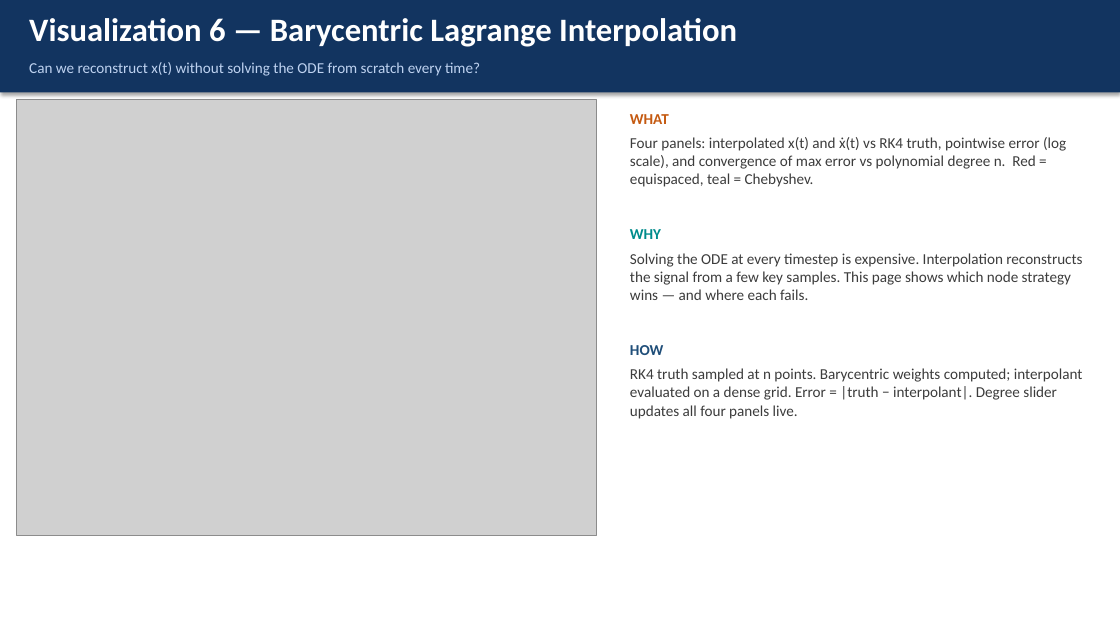
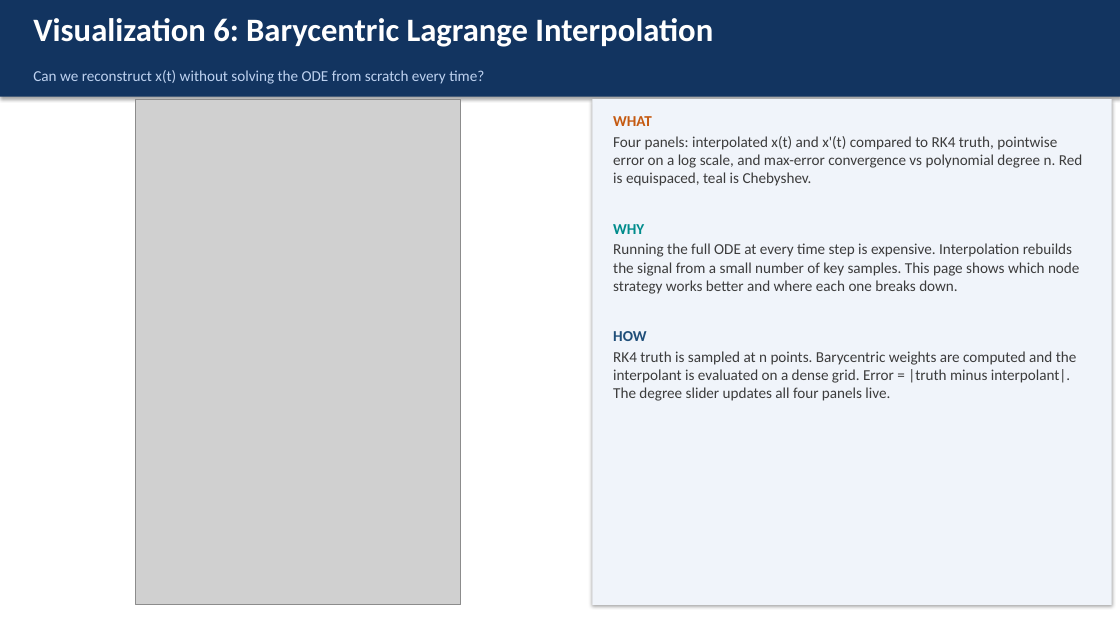
Before and after one commit to gfranco008/cis568, a slide deck: slide 10 of Final/Van_der_Pol_Visualization_Presentation.pptx. Drawn at 1120x630 pixels with LibreOffice and Linux fonts; fonts in the diff are those of the drawing; grey boxes stand for pictures. Boxes give left, top, right and bottom in pixels: in the first picture for what was removed or moved away, otherwise in the second. Text is boxed around its words. In the diff, an @@ line names an element or a change of style, - is before the commit and + after.

Commit message:
Update Van der Pol Visualization presentation file

```diff
--- a/Final/Van_der_Pol_Visualization_Presentation.pptx
+++ b/Final/Van_der_Pol_Visualization_Presentation.pptx
@@ rectangle: place and size @@
-rectangle at [0,0,1120,92]
+rectangle at [0,0,1120,97]
@@ text at [33,18,713,47]: text changed @@
-Visualization 6 — Barycentric Lagrange Interpolation
+Visualization 6: Barycentric Lagrange Interpolation
@@ text "Can we reconstruct x(t) without ...": place and size @@
-text "Can we reconstruct x(t) without ..." at [29,62,480,76]
+text "Can we reconstruct x(t) without ..." at [33,70,484,84]
@@ picture: place and size @@
-picture at [17,99,597,536]
+picture at [136,99,461,605]
@@ rectangle added at [592,99,1112,605], fill #F0F4FA @@
@@ text "WHAT": place and size @@
-text "WHAT" at [630,114,1083,419]
+text "WHAT" at [613,116,1082,401]
@@ text at [613,116,652,341]: less space between paragraphs @@
@@ text at [613,136,1082,186]: text changed @@
-Four panels: interpolated x(t) and ẋ(t) vs RK4 truth, pointwise error (log scale), and convergence of max error vs polynomial degree n. Red = equispaced, teal = Chebyshev.
+Four panels: interpolated x(t) and x'(t) compared to RK4 truth, pointwise error on a log scale, and max-error convergence vs polynomial degree n. Red is equispaced, teal is Chebyshev.
@@ text at [613,243,1079,294]: text changed @@
-Solving the ODE at every timestep is expensive. Interpolation reconstructs the signal from a few key samples. This page shows which node strategy wins — and where each fails.
+Running the full ODE at every time step is expensive. Interpolation rebuilds the signal from a small number of key samples. This page shows which node strategy works better and where each one breaks down.
@@ text at [613,351,1077,401]: text changed @@
-RK4 truth sampled at n points. Barycentric weights computed; interpolant evaluated on a dense grid. Error = |truth − interpolant|. Degree slider updates all four panels live.
+RK4 truth is sampled at n points. Barycentric weights are computed and the interpolant is evaluated on a dense grid. Error = |truth minus interpolant|. The degree slider updates all four panels live.
```
Also in this commit, not shown: 13 other slides changed.
